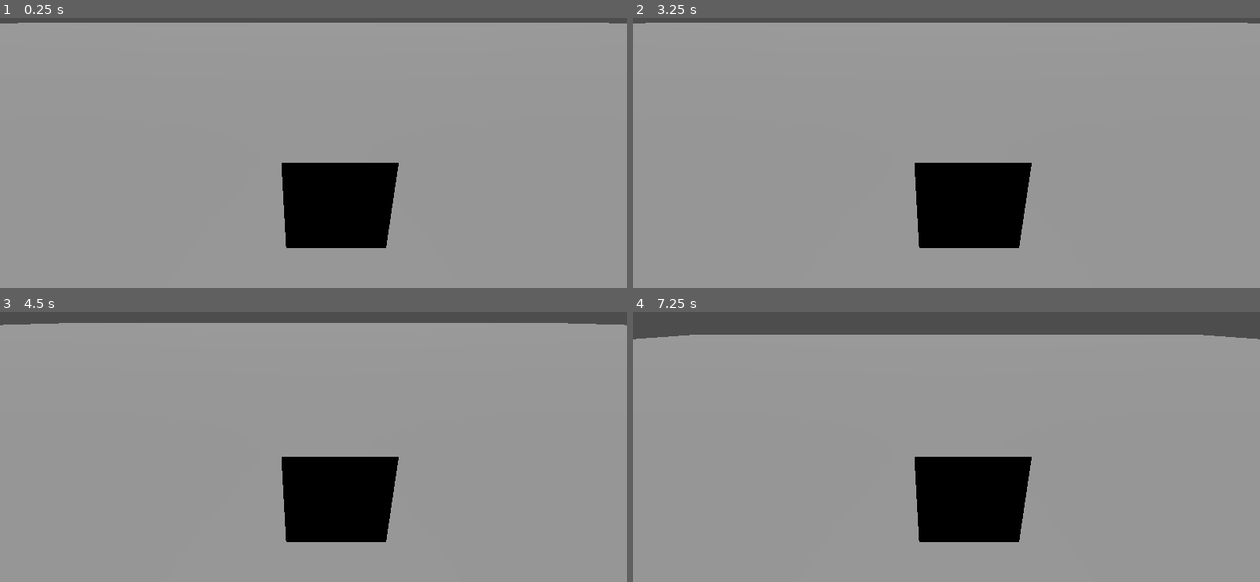
Above: before the commit, frames 1-4 (two rows, left to right).
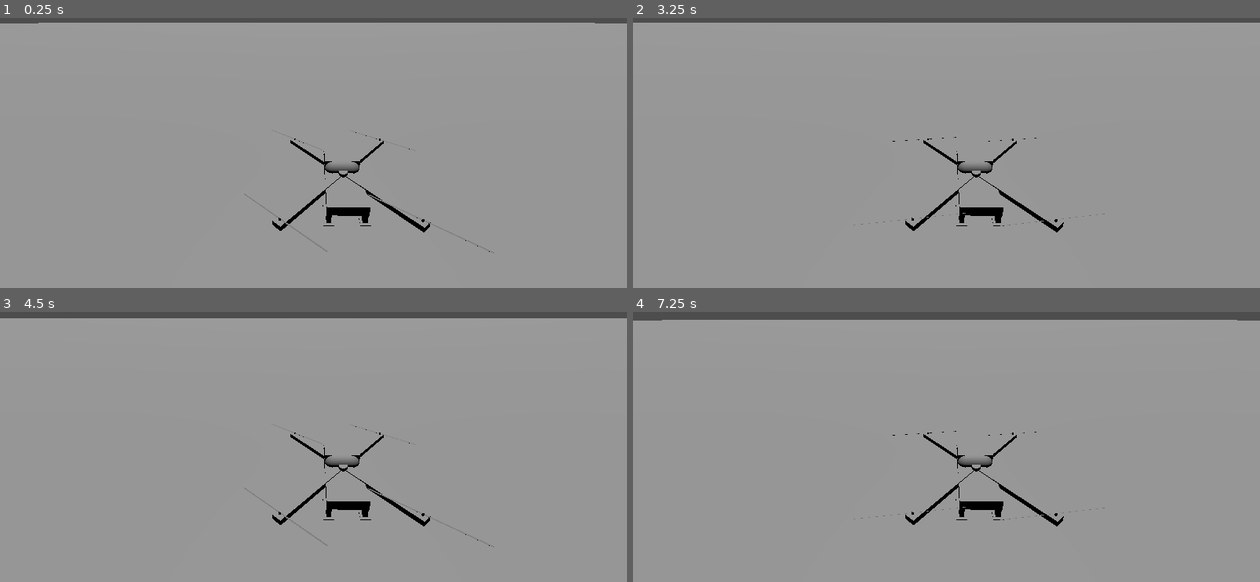
Above: after the commit, the same moments.

Repository: remr2005/Third_Project_FPV
Game: Godot game, scene res://scences/world/world.tscn
The game is run twice, just before and just after one commit, with the same random seed, the same clock (stepped at 60 frames per second) and the same inputs.
Inputs:
- Up to frame 1 (0.25 s): no input
- Up to frame 2 (3.25 s): tap Enter (ui_accept) at 0.5, 0.6, 0.77, 1.07, 1.25, 1.35, 1.52, 1.82, 2, 2.1, 2.75, 2.85, 3.02 s; hold Right (ui_right) 0.53-1.28 s; hold Down (ui_down) 1.28-2.03 s; hold Right (ui_right) 2.03-2.78 s; hold Up (ui_up) from 2.78 s (still down)
- Up to frame 3 (4.5 s): tap Enter (ui_accept) at 3.32, 3.6, 3.77, 4.07, 4.35 s; release Up (ui_up) at 3.53 s; hold Left (ui_left) from 3.53 s (still down)
- Up to frame 4 (7.25 s): tap Enter (ui_accept) at 4.52, 4.82, 5.1, 5.85, 6.02, 6.32, 6.5, 6.6, 6.77, 7.07 s; release Left (ui_left) at 5.03 s; hold Down (ui_down) 5.03-5.78 s; hold Right (ui_right) 5.78-6.53 s; hold Up (ui_up) from 6.53 s (still down)

The runs differ from the first frame. In frame 1, 5.3% of the frame differs, in the area x 2-98%, y 1-87%; in frame 2, 5.3%; in frame 3, 7.1%; in frame 4, 11%, in the area x 0-100%, y 2-86%.

Commit message:
БОЛЬШОЙ ПРОГРЕСС

Diff:
--- /dev/null
+++ b/default_bus_layout.tres
@@ -0,0 +1,4 @@
+[gd_resource type="AudioBusLayout" format=3 uid="uid://dc8qndp73383i"]
+
+[resource]
+bus/0/send = &"New Bus"
--- a/scences/dron/dron.tscn
+++ b/scences/dron/dron.tscn
@@ -1,4 +1,13 @@
-[gd_scene load_steps=4 format=3 uid="uid://dvtujcx83mhwd"]
+[gd_scene load_steps=22 format=3 uid="uid://dvtujcx83mhwd"]
+
+[ext_resource type="AudioStream" uid="uid://c1fkr502jvsia" path="res://sounds/motor1.wav" id="1_v54er"]
+[ext_resource type="AudioStream" uid="uid://cvvrebqh67tsg" path="res://sounds/motor2.wav" id="2_6v4bg"]
+[ext_resource type="AudioStream" uid="uid://dbj37l3pkpc6k" path="res://sounds/motor3.wav" id="3_xatn1"]
+[ext_resource type="AudioStream" uid="uid://dss78gps7po8x" path="res://sounds/motor4.wav" id="4_7md8o"]
+[ext_resource type="AudioStream" uid="uid://co5jbbfok0rcn" path="res://sounds/motor5.wav" id="5_ahmqd"]
+[ext_resource type="AudioStream" uid="uid://bkhghrre75qm8" path="res://sounds/motor6.wav" id="6_thx7v"]
+[ext_resource type="AudioStream" uid="uid://bnlg8wim5h3y0" path="res://sounds/motor7.wav" id="7_u4ngy"]
+[ext_resource type="AudioStream" uid="uid://chk45nqa85cw0" path="res://sounds/idle.wav" id="8_uptls"]
 
 [sub_resource type="GDScript" id="GDScript_i78y6"]
 script/source = "extends CharacterBody3D
@@ -7,6 +16,15 @@
 var gravity = ProjectSettings.get_setting(\"physics/3d/default_gravity\")
 var proc = 0
 var a = Vector3(0,0,0)
+
+@onready var motor_sound_0 = $idler
+@onready var motor_sound_1 = $light_motor
+@onready var motor_sound_2 = $light_motor1
+@onready var motor_sound_3 = $middle_motor
+@onready var motor_sound_4 = $middle_motor1
+@onready var motor_sound_5 = $Hard0
+@onready var motor_sound_6 = $Hard1
+@onready var motor_sound_7 = $Hard2
 
 func _physics_process(delta):
 	# Процент тяги двигателя
@@ -15,12 +33,49 @@
 	elif Input.is_action_pressed(\"ui_down\"):
 		proc-=0.01
 	proc = clamp(proc, 0, 1)
+	motor_sound_1.volume_db = -30
+	motor_sound_2.volume_db = -30
+	motor_sound_0.volume_db = -30
+	if proc < 0.3:
+		motor_sound_1.volume_db = -30*(1-proc/0.1)-30
+		motor_sound_2.volume_db = -30*(1-proc/0.1)-30
+		motor_sound_0.volume_db = -30*(1-proc/0.1)-30
+		if not motor_sound_1.playing:
+			motor_sound_1.play()
+		if not motor_sound_2.playing:
+			motor_sound_2.play()
+		if not motor_sound_0.playing:
+			motor_sound_0.play()
+	elif proc < 0.7:
+		if not motor_sound_3.playing:
+			motor_sound_3.play()
+		if not motor_sound_4.playing:
+			motor_sound_4.play()
+		if not motor_sound_5.playing:
+			motor_sound_5.play()
+	else:
+		if not motor_sound_5.playing:
+			motor_sound_5.play()
+		if not motor_sound_6.playing:
+			motor_sound_6.play()
+		if not motor_sound_7.playing:
+			motor_sound_7.play()
+
+	var speed = lerp(0, 3600, proc)  # Переводим процент в градусы в секунду
+
+	# Анимация кручения винтов
+	$prop1.rotation_degrees.y += speed * delta
+	$prop2.rotation_degrees.y += speed * delta
+	$prop3.rotation_degrees.y += speed * delta
+	$prop4.rotation_degrees.y += speed * delta
 
 	var rot = global_transform.basis.get_euler()
 
 	if Input.is_action_pressed(\"yaw_left\"):
+		rot.z = 0
 		rot.y += deg_to_rad(1)  # Поворот вокруг оси Z (roll)
 	elif Input.is_action_pressed(\"yaw_right\"):
+		rot.z = 0
 		rot.y -= deg_to_rad(1)  #
 
 	if Input.is_action_pressed(\"pitch_up\"):
@@ -29,8 +84,10 @@
 		rot.x -= deg_to_rad(1)  # Поворот вокруг оси X (pitch)
 
 	if Input.is_action_pressed(\"roll_left\"):
+		rot.y = 0
 		rot.z += deg_to_rad(1)  # Поворот вокруг оси Z (roll)
 	elif Input.is_action_pressed(\"roll_right\"):
+		rot.y = 0
 		rot.z -= deg_to_rad(1)  # Поворот вокруг оси Z (roll)
 
 	# Обновляем матрицу трансформации объекта с новым углом поворота
@@ -43,29 +100,210 @@
 	var yaw = rot.y  # Вращение вокруг оси Y (направление влево/вправ)
 	var pitch = rot.x  # Вращение вокруг оси X (направление вверх/вниз)
 	var roll = rot.z  # Вращение вокруг оси Z (наклон объекта)
-	print(\"Углы\", yaw, roll, pitch)
+
 	a = Utils.acceleration(velocity,0.5, gravity,proc,position.y,yaw, roll,pitch)
-
+	print(\"Углы \", rad_to_deg(yaw),\" \",  rad_to_deg(roll),\" \", rad_to_deg(pitch))
 	velocity = velocity + a*delta
-	print(velocity, proc)
+	print(\"Скорость \",velocity.length()*3.6)
+	print(\"Вертикальная скорость \", velocity.y)
+	print(\"Мощность двигателя \", proc*100, \"%\")
+	print(\"Высота \", position.y)
 	move_and_slide()
 
 "
 
 [sub_resource type="BoxMesh" id="BoxMesh_of6dv"]
+size = Vector3(1, 0.1, 0.4)
 
 [sub_resource type="BoxShape3D" id="BoxShape3D_3r5m6"]
+size = Vector3(1.07263, 0.22506, 0.395142)
+
+[sub_resource type="BoxMesh" id="BoxMesh_d23xd"]
+size = Vector3(0.4, 0.12, 0.4)
+
+[sub_resource type="CapsuleMesh" id="CapsuleMesh_315cs"]
+radius = 0.1
+height = 0.4
+
+[sub_resource type="BoxMesh" id="BoxMesh_7j6f6"]
+size = Vector3(0.1, 0.05, 2)
+
+[sub_resource type="CylinderMesh" id="CylinderMesh_oqmk1"]
+top_radius = 0.01
+bottom_radius = 0.01
+height = 0.04
+
+[sub_resource type="BoxShape3D" id="BoxShape3D_qv1hp"]
+size = Vector3(1.99921, 0.116455, 0.175751)
+
+[sub_resource type="BoxMesh" id="BoxMesh_h7aex"]
+size = Vector3(1, 0.01, 0.1)
+
+[sub_resource type="BoxMesh" id="BoxMesh_4q8ne"]
+size = Vector3(0.05, 0.2, 0.05)
+
+[sub_resource type="CylinderMesh" id="CylinderMesh_3yumr"]
+top_radius = 0.05
+bottom_radius = 0.05
+height = 0.2
+
+[sub_resource type="BoxShape3D" id="BoxShape3D_tpp3a"]
+size = Vector3(1, 0.146973, 0.0975342)
+
+[sub_resource type="BoxMesh" id="BoxMesh_icnec"]
+size = Vector3(0.01, 0.001, 1)
 
 [node name="dron" type="CharacterBody3D"]
+transform = Transform3D(-4.37114e-08, 0, -1, 0, 1, 0, 1, 0, -4.37114e-08, 0, 0, 0)
 script = SubResource("GDScript_i78y6")
 metadata/_edit_group_ = true
 
+[node name="Camera3D" type="Camera3D" parent="."]
+transform = Transform3D(0.999921, -0.00447472, 0.0117798, 3.09025e-15, 0.934826, 0.355107, -0.012601, -0.355079, 0.934752, -0.382714, 1.62076, 2.31551)
+fov = 73.125
+
 [node name="MeshInstance3D" type="MeshInstance3D" parent="."]
+transform = Transform3D(0.000924994, 0, -1, 0, 1, 0, 1, 0, 0.000924994, -0.0820814, -0.022005, 0.0817533)
 mesh = SubResource("BoxMesh_of6dv")
+metadata/_edit_group_ = true
 
 [node name="CollisionShape3D" type="CollisionShape3D" parent="."]
+transform = Transform3D(0.000924994, 0, -1, 0, 1, 0, 1, 0, 0.000924994, -0.0835657, 0.0342685, 0.047586)
 shape = SubResource("BoxShape3D_3r5m6")
-
-[node name="Camera3D" type="Camera3D" parent="."]
-transform = Transform3D(1, 0, 0, 0, 0.934764, 0.35527, 0, -0.35527, 0.934764, -0.226069, 1.62076, 2.23739)
-fov = 73.125
+metadata/_edit_group_ = true
+
+[node name="MeshInstance3D2" type="MeshInstance3D" parent="."]
+transform = Transform3D(0.000924994, 0, -1, 0, 1, 0, 1, 0, 0.000924994, -0.0820343, 0.0820466, -0.218335)
+mesh = SubResource("BoxMesh_d23xd")
+metadata/_edit_group_ = true
+
+[node name="MeshInstance3D3" type="MeshInstance3D" parent="."]
+transform = Transform3D(0.000924994, 1, 4.37114e-08, 0, -4.37114e-08, 1, 1, -0.000924994, -4.04328e-11, -0.0838736, 0.0362924, -0.0378727)
+mesh = SubResource("CapsuleMesh_315cs")
+metadata/_edit_group_ = true
+
+[node name="MeshInstance3D4" type="MeshInstance3D" parent="."]
+transform = Transform3D(0.000924994, 1, 4.37114e-08, 0, -4.37114e-08, 1, 1, -0.000924994, -4.04328e-11, -0.0842116, 0.0362924, -0.403147)
+mesh = SubResource("CapsuleMesh_315cs")
+metadata/_edit_group_ = true
+
+[node name="MeshInstance3D5" type="MeshInstance3D" parent="."]
+transform = Transform3D(-0.774117, 0, -0.633043, 0, 1, 0, 0.633043, 0, -0.774117, -0.0821437, 0.0141211, 0.0143056)
+mesh = SubResource("BoxMesh_7j6f6")
+metadata/_edit_group_ = true
+
+[node name="MeshInstance3D6" type="MeshInstance3D" parent="."]
+transform = Transform3D(0.775526, -0.0024554, -0.631311, 0.00174533, 0.999997, -0.00174533, 0.631314, 0.000251704, 0.775527, -0.0821437, 0.0141211, 0.0143056)
+mesh = SubResource("BoxMesh_7j6f6")
+metadata/_edit_group_ = true
+
+[node name="MeshInstance3D7" type="MeshInstance3D" parent="."]
+transform = Transform3D(0.000924994, 0, -1, 0, 1, 0, 1, 0, 0.000924994, 0.522867, 0.0493468, -0.724219)
+mesh = SubResource("CylinderMesh_oqmk1")
+metadata/_edit_group_ = true
+
+[node name="MeshInstance3D8" type="MeshInstance3D" parent="."]
+transform = Transform3D(0.000924994, 0, -1, 0, 1, 0, 1, 0, 0.000924994, 0.524537, 0.049, 0.749947)
+mesh = SubResource("CylinderMesh_oqmk1")
+metadata/_edit_group_ = true
+
+[node name="MeshInstance3D9" type="MeshInstance3D" parent="."]
+transform = Transform3D(0.000924994, 0, -1, 0, 1, 0, 1, 0, 0.000924994, -0.688826, 0.049, -0.722686)
+mesh = SubResource("CylinderMesh_oqmk1")
+metadata/_edit_group_ = true
+
+[node name="MeshInstance3D10" type="MeshInstance3D" parent="."]
+transform = Transform3D(0.000924994, 0, -1, 0, 1, 0, 1, 0, 0.000924994, -0.687462, 0.049, 0.751314)
+mesh = SubResource("CylinderMesh_oqmk1")
+metadata/_edit_group_ = true
+
+[node name="CollisionShape3D2" type="CollisionShape3D" parent="."]
+transform = Transform3D(-0.652588, 0, -0.757713, 0, 1, 0, 0.757713, 0, -0.652588, -0.0764785, 0.0318232, 0.0173213)
+shape = SubResource("BoxShape3D_qv1hp")
+metadata/_edit_group_ = true
+
+[node name="CollisionShape3D3" type="CollisionShape3D" parent="."]
+transform = Transform3D(0.654121, 0, -0.75639, 0, 1, 0, 0.75639, 0, 0.654121, -0.0764785, 0.0318232, 0.0173213)
+shape = SubResource("BoxShape3D_qv1hp")
+metadata/_edit_group_ = true
+
+[node name="MeshInstance3D11" type="MeshInstance3D" parent="."]
+transform = Transform3D(0.000924994, 0, -1, 0, 1, 0, 1, 0, 0.000924994, -0.258552, -0.195858, 0.0819166)
+mesh = SubResource("BoxMesh_h7aex")
+metadata/_edit_group_ = true
+
+[node name="MeshInstance3D" type="MeshInstance3D" parent="MeshInstance3D11"]
+transform = Transform3D(1, 0, 0, 0, 1, 0, 0, 0, 1, -0.325123, 0.0969058, -0.000506014)
+mesh = SubResource("BoxMesh_4q8ne")
+
+[node name="MeshInstance3D2" type="MeshInstance3D" parent="MeshInstance3D11"]
+transform = Transform3D(1, 0, 0, 0, 1, 0, 0, 0, 1, 0.445437, 0.0969058, -0.000506014)
+mesh = SubResource("BoxMesh_4q8ne")
+
+[node name="MeshInstance3D12" type="MeshInstance3D" parent="."]
+transform = Transform3D(0.000924994, 0, -1, 0, 1, 0, 1, 0, 0.000924994, 0.0923033, -0.195858, 0.081592)
+mesh = SubResource("BoxMesh_h7aex")
+metadata/_edit_group_ = true
+
+[node name="MeshInstance3D" type="MeshInstance3D" parent="MeshInstance3D12"]
+transform = Transform3D(1, 0, 0, 0, 1, 0, 0, 0, 1, -0.325123, 0.0969058, -0.000506014)
+mesh = SubResource("BoxMesh_4q8ne")
+
+[node name="MeshInstance3D2" type="MeshInstance3D" parent="MeshInstance3D12"]
+transform = Transform3D(1, 0, 0, 0, 1, 0, 0, 0, 1, 0.445437, 0.0969058, -0.000506014)
+mesh = SubResource("BoxMesh_4q8ne")
+
+[node name="MeshInstance3D13" type="MeshInstance3D" parent="."]
+transform = Transform3D(0.000924994, 0, -1, 0, 1, 0, 1, 0, 0.000924994, -0.0820814, -0.0330143, 0.0817533)
+mesh = SubResource("CylinderMesh_3yumr")
+metadata/_edit_group_ = true
+
+[node name="CollisionShape3D4" type="CollisionShape3D" parent="."]
+transform = Transform3D(0.000924994, 0, -1, 0, 1, 0, 1, 0, 0.000924994, 0.0936388, -0.131891, 0.0815908)
+shape = SubResource("BoxShape3D_tpp3a")
+metadata/_edit_group_ = true
+
+[node name="CollisionShape3D5" type="CollisionShape3D" parent="."]
+transform = Transform3D(0.000924994, 0, -1, 0, 1, 0, 1, 0, 0.000924994, -0.258607, -0.131891, 0.0819166)
+shape = SubResource("BoxShape3D_tpp3a")
+metadata/_edit_group_ = true
+
+[node name="prop1" type="MeshInstance3D" parent="."]
+transform = Transform3D(0.491356, -0.37296, 0.787064, 0.604599, 0.79653, 3.07101e-08, -0.62692, 0.475859, 0.616871, 0.522299, 0.0543846, -0.719957)
+mesh = SubResource("BoxMesh_icnec")
+
+[node name="prop2" type="MeshInstance3D" parent="."]
+transform = Transform3D(0.491356, -0.37296, 0.787064, 0.604599, 0.79653, 3.07101e-08, -0.62692, 0.475859, 0.616871, -0.689072, 0.0507534, 0.748794)
+mesh = SubResource("BoxMesh_icnec")
+
+[node name="prop3" type="MeshInstance3D" parent="."]
+transform = Transform3D(0.491356, -0.37296, 0.787064, 0.604599, 0.79653, 3.07101e-08, -0.62692, 0.475859, 0.616871, -0.689752, 0.0543846, -0.72247)
+mesh = SubResource("BoxMesh_icnec")
+
+[node name="prop4" type="MeshInstance3D" parent="."]
+transform = Transform3D(0.491356, -0.37296, 0.787064, 0.604599, 0.79653, 3.07101e-08, -0.62692, 0.475859, 0.616871, 0.518775, 0.0507534, 0.743121)
+mesh = SubResource("BoxMesh_icnec")
+
+[node name="light_motor" type="AudioStreamPlayer" parent="."]
+stream = ExtResource("1_v54er")
+
+[node name="light_motor1" type="AudioStreamPlayer3D" parent="."]
+stream = ExtResource("2_6v4bg")
+
+[node name="middle_motor" type="AudioStreamPlayer3D" parent="."]
+stream = ExtResource("3_xatn1")
+
+[node name="middle_motor1" type="AudioStreamPlayer3D" parent="."]
+stream = ExtResource("4_7md8o")
+
+[node name="Hard0" type="AudioStreamPlayer3D" parent="."]
+stream = ExtResource("5_ahmqd")
+
+[node name="Hard1" type="AudioStreamPlayer" parent="."]
+stream = ExtResource("6_thx7v")
+
+[node name="Hard2" type="AudioStreamPlayer" parent="."]
+stream = ExtResource("7_u4ngy")
+
+[node name="idler" type="AudioStreamPlayer" parent="."]
+stream = ExtResource("8_uptls")
--- a/scences/world/world.tscn
+++ b/scences/world/world.tscn
@@ -1,7 +1,8 @@
-[gd_scene load_steps=5 format=3 uid="uid://c2mrpqixbsfml"]
+[gd_scene load_steps=6 format=3 uid="uid://c2mrpqixbsfml"]
 
 [ext_resource type="Script" path="res://World.gd" id="1_6vyjw"]
 [ext_resource type="PackedScene" uid="uid://dvtujcx83mhwd" path="res://scences/dron/dron.tscn" id="2_mswk8"]
+[ext_resource type="AudioStream" uid="uid://c1ujpxjuk6xw6" path="res://sounds/04-Meydan-Surreal-Forest(chosic.com).mp3" id="3_dud80"]
 
 [sub_resource type="BoxMesh" id="BoxMesh_xh2ix"]
 size = Vector3(2000, 1, 2000)
@@ -26,3 +27,8 @@
 
 [node name="dron" parent="." instance=ExtResource("2_mswk8")]
 transform = Transform3D(1, 0, 0, 0, 1, 0, 0, 0, 1, -0.265207, 1.80179, 0.430694)
+
+[node name="AudioStreamPlayer" type="AudioStreamPlayer" parent="."]
+stream = ExtResource("3_dud80")
+volume_db = -19.66
+autoplay = true
--- a/scripts/calculatons/acceleration.gd
+++ b/scripts/calculatons/acceleration.gd
@@ -3,7 +3,7 @@
 class_name Utils
 
 static func drag(v:Vector3) -> Vector3:
-	return v*v.length()*(-0.06)
+	return v*v.length()*(-0.1)
 
 # Вычисляет вектор тяги
 static func calculate_thrust(proc: float, h:float, psi:float, fi:float, teta:float ) -> Vector3:
@@ -13,8 +13,7 @@
 	# Комбинируем все повороты
 	var rotation_matrix = yaw_rotation * pitch_rotation * roll_rotation
 	print("Ускорение",rotation_matrix*Vector3(0,1,0)*exp(-h/8500)*proc*60)
-	return rotation_matrix*Vector3(0,1,0)*exp(-h/8500)*proc*60
+	return rotation_matrix*Vector3(0,1,0)*exp(-h/8500)*proc*20
 
 static func acceleration(v:Vector3,m:float, g:float, proc: float, h:float, psi:float, fi:float, teta:float) -> Vector3:
-	print(calculate_thrust(proc,h,psi,fi,teta)/m-Vector3(0,g,0)+drag(v))
 	return calculate_thrust(proc,h,psi,fi,teta)/m-Vector3(0,g,0)+drag(v)
--- a/scripts/calculatons/drag.gd
+++ /dev/null
@@ -1,4 +0,0 @@
-extends Node
-
-static func drag(v:Vector3) -> Vector3:
-	return v*v.length()*(-0.06)
--- a/scripts/calculatons/new_script.gd
+++ /dev/null
@@ -1,30 +0,0 @@
-#extends CharacterBody3D
-#
-#const SPEED = 5.0
-#const JUMP_VELOCITY = 4.5
-#
-## Get the gravity from the project settings to be synced with RigidBody nodes.
-#var gravity = ProjectSettings.get_setting("physics/3d/default_gravity")
-#
-#
-#func _physics_process(delta):
-	## Add the gravity.
-	#if not is_on_floor():
-		#velocity.y -= gravity * delta
-#
-	## Handle jump.
-	#if Input.is_action_just_pressed("ui_accept") and is_on_floor():
-		#velocity.y = JUMP_VELOCITY
-#
-	## Get the input direction and handle the movement/deceleration.
-	## As good practice, you should replace UI actions with custom gameplay actions.
-	#var input_dir = Input.get_vector("ui_left", "ui_right", "ui_up", "ui_down")
-	#var direction = (transform.basis * Vector3(input_dir.x, 0, input_dir.y)).normalized()
-	#if direction:
-		#velocity.x = direction.x * SPEED
-		#velocity.z = direction.z * SPEED
-	#else:
-		#velocity.x = move_toward(velocity.x, 0, SPEED)
-		#velocity.z = move_toward(velocity.z, 0, SPEED)
-#
-	#move_and_slide()
--- a/scripts/calculatons/thrust.gd
+++ /dev/null
@@ -1,5 +0,0 @@
-extends Node
-
-# Вычисляет вектор тяги
-static func calculate_thrust(proc: float, h:float, psi:float, fi:float, teta:float ) -> Vector3:
-	return Vector3(cos(fi)*cos(psi)-sin(fi)*sin(teta)*sin(psi),cos(teta)*sin(psi),sin(fi)*cos(psi)+cos(fi)*sin(teta)*sin(psi))*exp(-h/8500)*proc*60
Not shown, added: sounds/04-Meydan-Surreal-Forest(chosic.com).mp3.import
Not shown, added: sounds/idle.wav.import
Not shown, added: sounds/motor1.wav.import
Not shown, added: sounds/motor2.wav.import
Not shown, added: sounds/motor3.wav.import
Not shown, added: sounds/motor4.wav.import
Not shown, added: sounds/motor5.wav.import
Not shown, added: sounds/motor6.wav.import
Not shown, added: sounds/motor7.wav.import
Not shown, added: sounds/04-Meydan-Surreal-Forest(chosic.com).mp3
Not shown, added: sounds/idle.wav
Not shown, added: sounds/motor1.wav
(and 6 more such lines)
